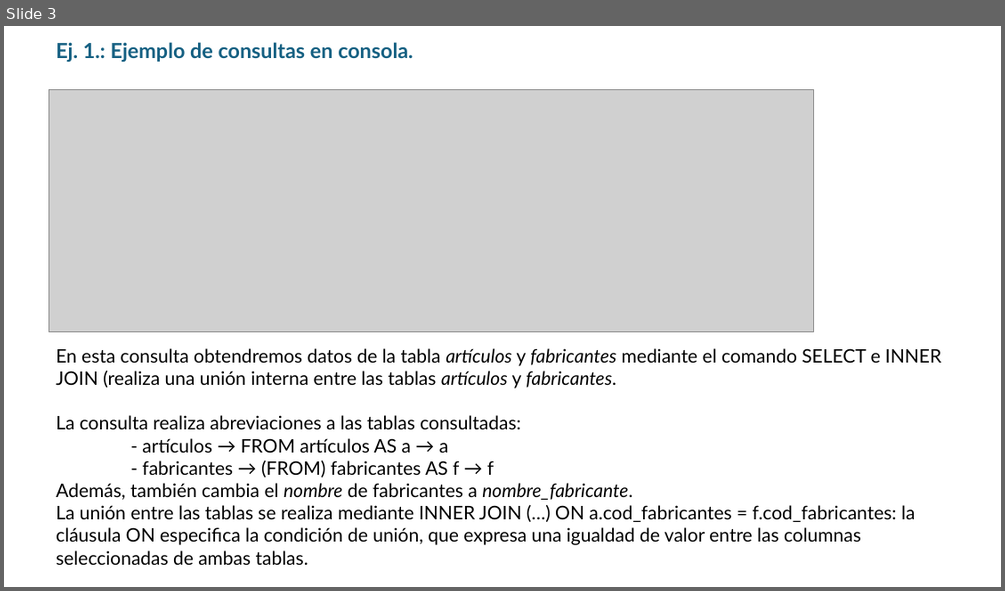
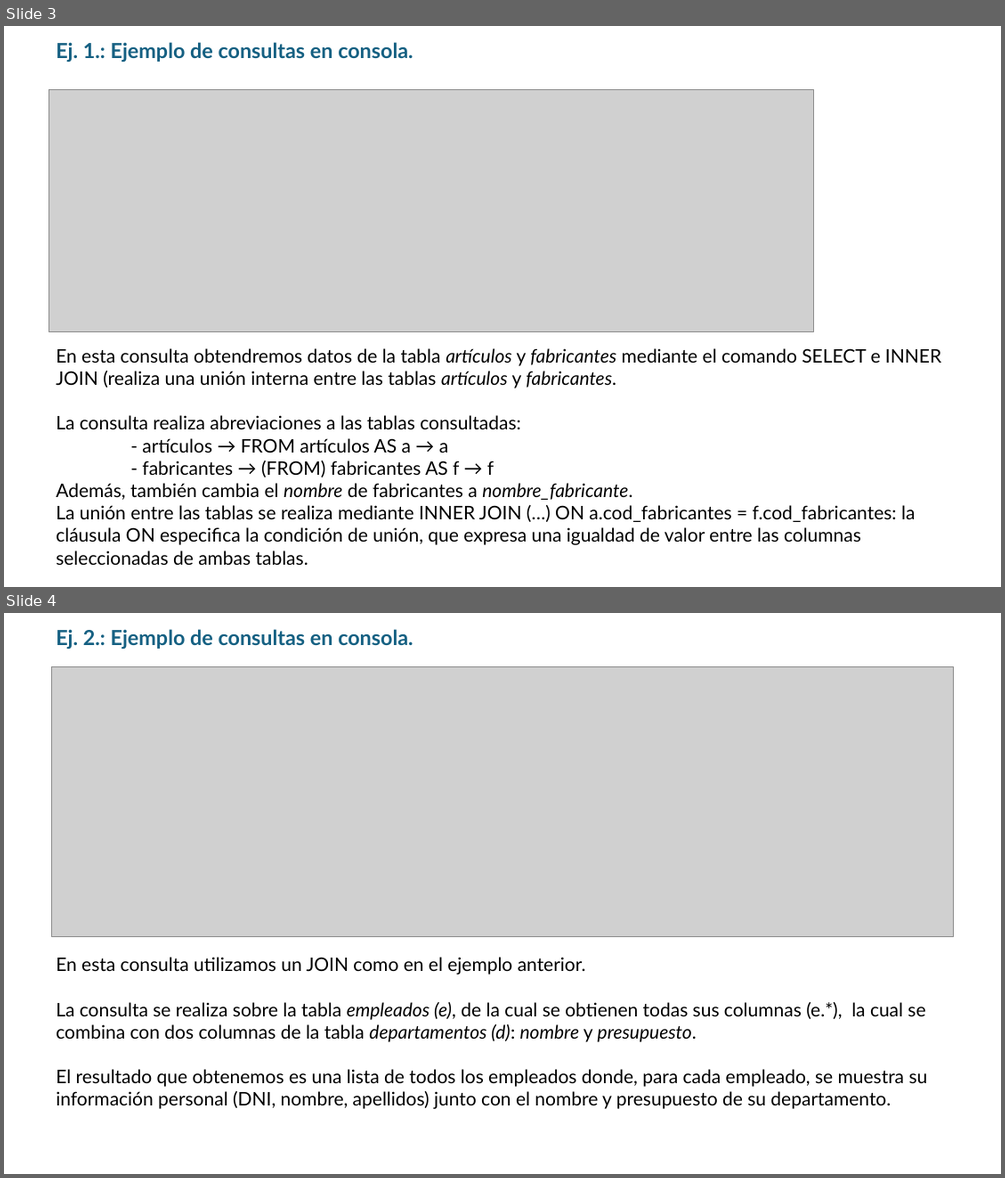
Before and after one commit to AchillesD9-Alex/-2024-Java-Angular-Bootcamp, a slide deck: [JAVA]/C3/TA16/ta16.pptx. Shown one above the other, each under a label of ours: slide 3 before the commit, slides 3 and 4 after it. The pictures are 1005x591 and 1005x1178 pixels, drawn with LibreOffice and Linux fonts; fonts in the diff are those of the drawing; grey boxes stand for pictures. Boxes give left, top, right and bottom in pixels: in the first picture for what was removed or moved away, otherwise in the second. Text is boxed around its words. In the diff, an @@ line names an element or a change of style, - is before the commit and + after.

```diff
--- a/[JAVA]/C3/TA16/ta16.pptx
+++ b/[JAVA]/C3/TA16/ta16.pptx
@@ slide 4 added at [4,613,1001,1174], background #FFFFFF @@
@@ text added at [56,629,413,649], 20 pt, text #156082, bold @@
+Ej. 2.: Ejemplo de consultas en consola.
@@ picture added at [51,666,954,936] @@
@@ text added at [56,957,928,1109], 18 pt, text #000000 @@
+En esta consulta utilizamos un JOIN como en el ejemplo anterior.
+La consulta se realiza sobre la tabla empleados (e), de la cual se obtienen todas sus columnas (e.*), la cual se combina con dos columnas de la tabla departamentos (d): nombre y presupuesto.
+El resultado que obtenemos es una lista de todos los empleados donde, para cada empleado, se muestra su información personal (DNI, nombre, apellidos) junto con el nombre y presupuesto de su departamento.
```
Also in this commit, not shown: 5 other slides added, 4 other files.
